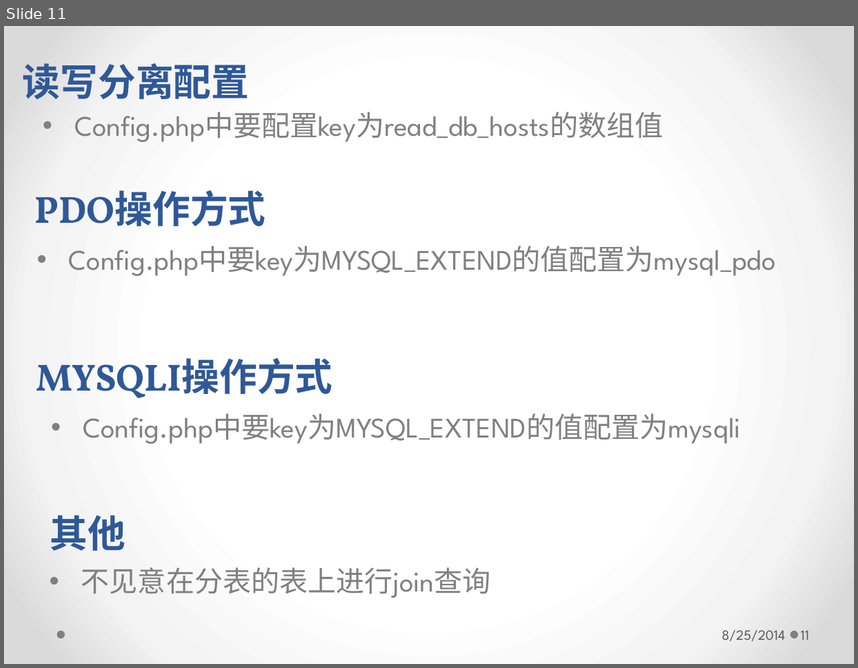
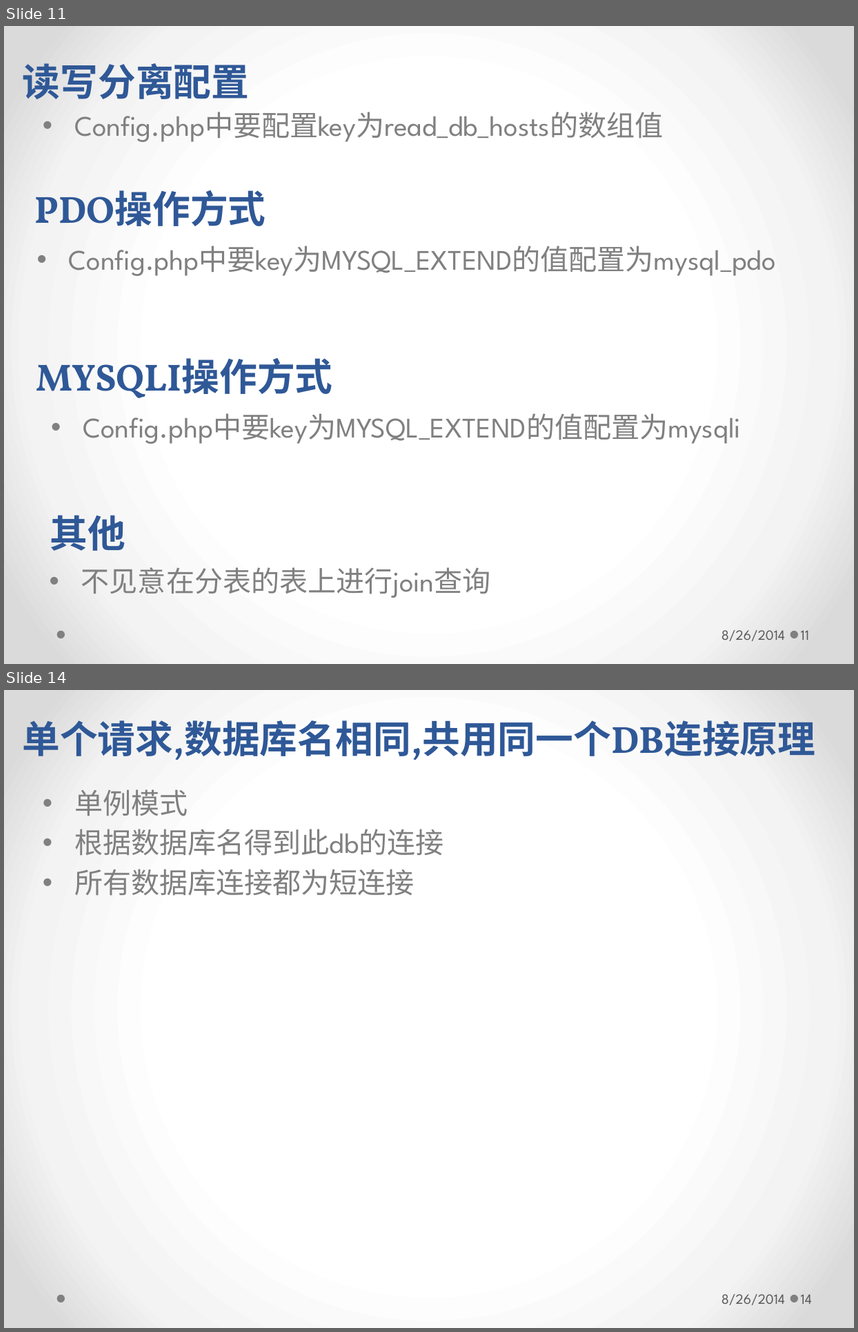
Before and after one commit to longhaisheng/dbroute, a slide deck: dbroute.pptx. Shown one above the other, each under a label of ours: slide 11 before the commit, slides 11 and 14 after it; the slides between them are not shown. The pictures are 858x668 and 858x1332 pixels, drawn with LibreOffice and Linux fonts; fonts in the diff are those of the drawing. Boxes give left, top, right and bottom in pixels: in the first picture for what was removed or moved away, otherwise in the second. Text is boxed around its words. In the diff, an @@ line names an element or a change of style, - is before the commit and + after.

```diff
--- a/dbroute.pptx
+++ b/dbroute.pptx
@@ slide 14 added at (x1=4, y1=690, x2=854, y2=1328), background gradient #FFFFFF to #F4F4F4 to #DADADA; not listed: 2 template elements that a slide beside it also shows @@
@@ text added at (x1=22, y1=720, x2=815, y2=760), 32 pt, text #2F5897, bold @@
+单个请求,数据库名相同,共用同一个DB连接原理
@@ text added at (x1=74, y1=789, x2=444, y2=895), 24 pt, text #808080 @@
+• 单例模式
+• 根据数据库名得到此db的连接
+• 所有数据库连接都为短连接
@@ text added at (x1=722, y1=1294, x2=785, y2=1305), 12 pt, text #595959 @@
+8/26/2014
@@ page number added at (x1=801, y1=1294, x2=812, y2=1303), 12 pt, text #595959 @@
+14
@@ slide 11 changed as well @@
@@ text at (x1=722, y1=630, x2=785, y2=641): text changed @@
-8/25/2014
+8/26/2014
```
Also in this commit, not shown: 12 other slides changed, 6 other slides added.
